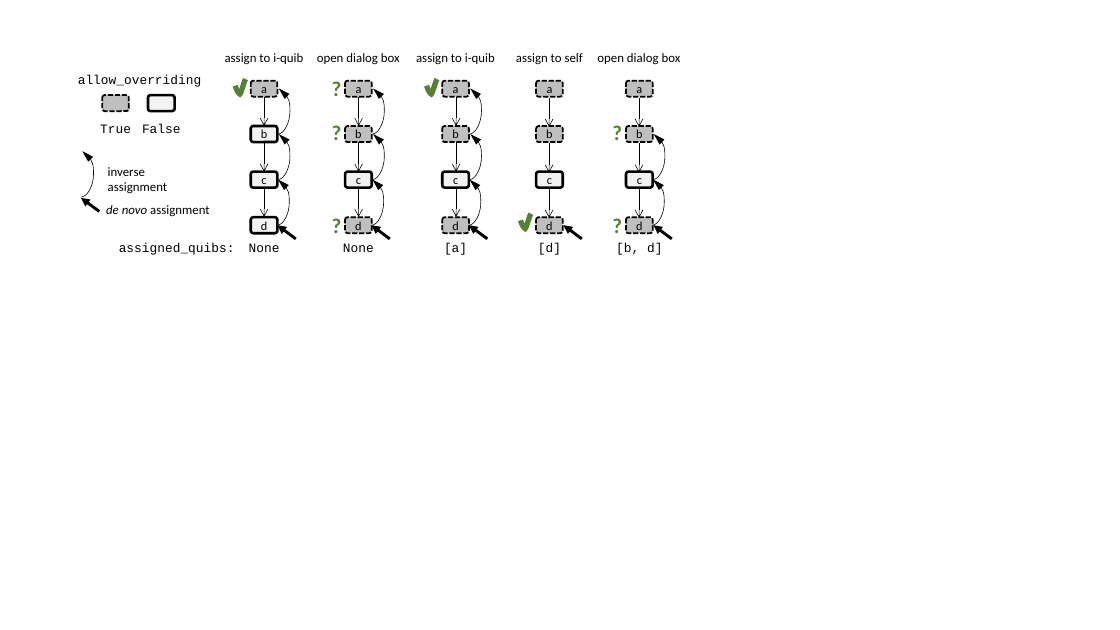
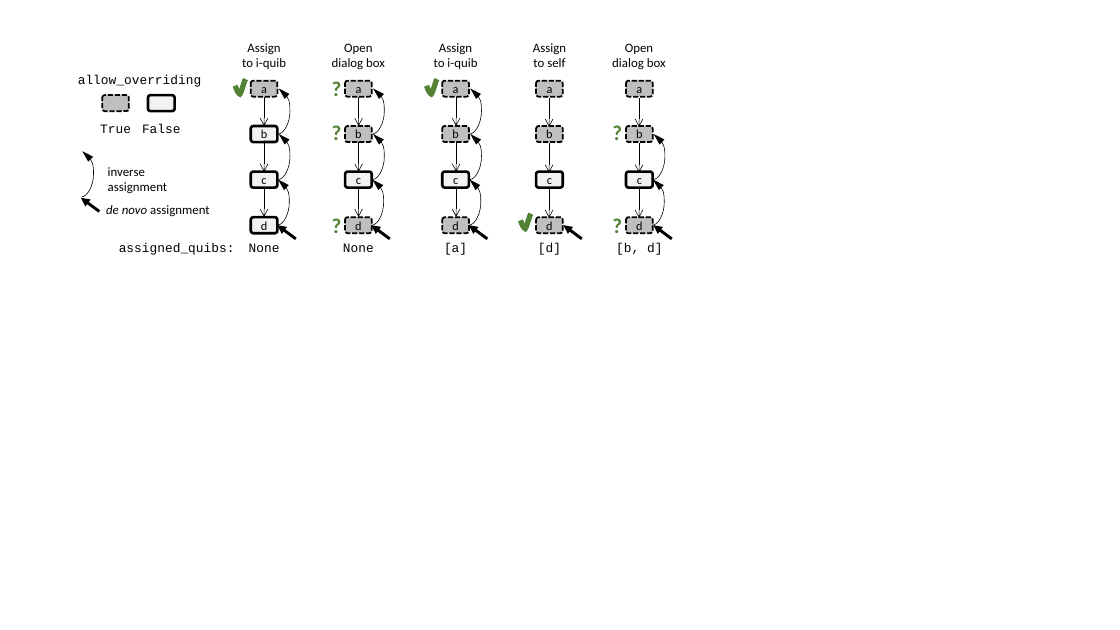
Before and after one commit to Technion-Kishony-lab/quibbler, a slide deck: slide 1 of docs_notebooks/inverse.pptx. Drawn at 1120x630 pixels with LibreOffice and Linux fonts; fonts in the diff are those of the drawing. Boxes give left, top, right and bottom in pixels: in the first picture for what was removed or moved away, otherwise in the second. Text is boxed around its words. In the diff, an @@ line names an element or a change of style, - is before the commit and + after.

```diff
--- a/docs_notebooks/inverse.pptx
+++ b/docs_notebooks/inverse.pptx
@@ text at (242,43,286,69): text changed @@
-assign to i-quib
+Assign
+to i-quib
@@ text at (332,43,385,69): text changed @@
-open dialog box
+Open
+dialog box
@@ text at (434,43,477,69): text changed @@
-assign to i-quib
+Assign
+to i-quib
@@ text at (533,43,566,67): text changed @@
-assign to self
+Assign
+to self
@@ text at (612,43,666,70): text changed @@
-open dialog box
+Open
+dialog box
```
Also in this commit, not shown: 4 other files.
